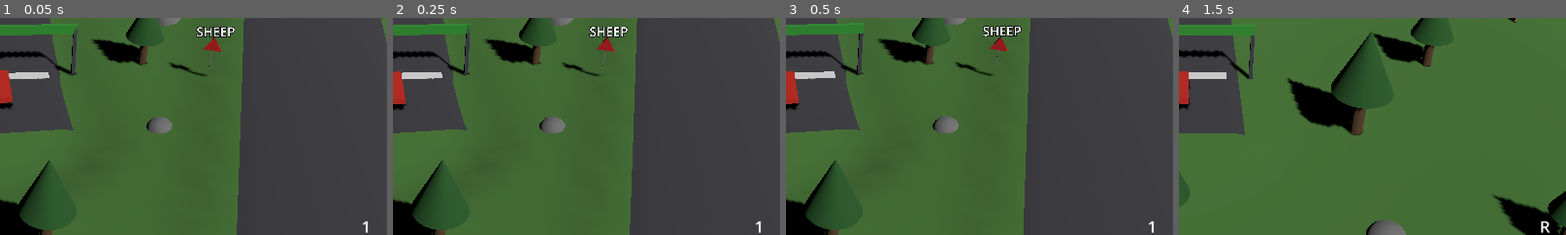
Above: before the commit, frames 1-4 (left to right).
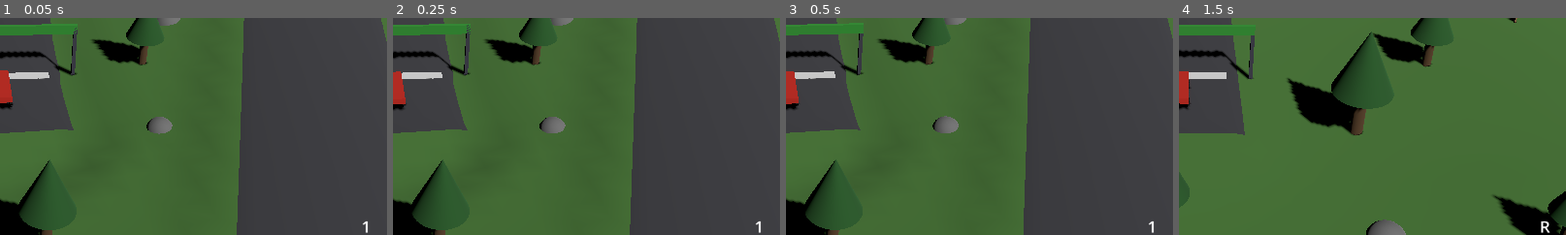
Above: after the commit, the same moments.

Repository: JulianHeissinger/RallyGame
Game: Godot game, scene res://scenes/stage.tscn
The game is run twice, just before and just after one commit, with the same random seed, the same clock (stepped at 60 frames per second) and the same inputs. The project has no main scene, so this scene is started directly.
Inputs:
- Up to frame 1 (0.05 s): no input
- Up to frame 2 (0.25 s): no input
- Up to frame 3 (0.5 s): no input
- Up to frame 4 (1.5 s): hold D (steer_right) 0.53-1.28 s; hold R (reroll_stage) 0.53-1.28 s; hold S (brake) from 1.28 s (still down); tap W (throttle) at 1.35 s
The pictures show only the part of the screen within x 50-100%, y 34-84%; the shares and areas given below are measured in that part.

The runs differ from the first frame. In frame 1, 0.7% of the frame differs, in the area x 43-61%, y 4-27%; in frame 2, 0.7%; in frame 3, 0.7%, in the area x 43-61%, y 3-27%; in frame 4, nothing differs.

Commit message:
revert: remove roadside hazard warning signs

Diff:
--- a/data/hazards/banana.tres
+++ b/data/hazards/banana.tres
@@ -7,5 +7,4 @@
 script = ExtResource("2_dohr4")
 name = "banana"
 scene = ExtResource("1_7pufp")
-sign_text = "BANANA"
 surfaces = PackedStringArray()
--- a/data/hazards/black_ice.tres
+++ b/data/hazards/black_ice.tres
@@ -8,5 +8,4 @@
 name = "black_ice"
 scene = ExtResource("1_hhedc")
 min_difficulty = 2
-sign_text = "BLACK ICE"
 surfaces = PackedStringArray("snow", "tarmac")
--- a/data/hazards/cattle_grid.tres
+++ b/data/hazards/cattle_grid.tres
@@ -7,7 +7,6 @@
 script = ExtResource("2_orhgv")
 name = "cattle_grid"
 scene = ExtResource("1_cxmlu")
-sign_text = "CATTLE GRID"
 surfaces = PackedStringArray()
 on_road = false
 damage = {
--- a/data/hazards/ford.tres
+++ b/data/hazards/ford.tres
@@ -8,6 +8,5 @@
 name = "ford"
 scene = ExtResource("1_d8rrw")
 min_difficulty = 2
-sign_text = "WATER"
 surfaces = PackedStringArray()
 on_road = false
--- a/data/hazards/glass.tres
+++ b/data/hazards/glass.tres
@@ -7,7 +7,6 @@
 script = ExtResource("2_lrm3k")
 name = "glass"
 scene = ExtResource("1_215uo")
-sign_text = "GLASS"
 surfaces = PackedStringArray()
 damage = {
 "tire": 10.0
--- a/data/hazards/log.tres
+++ b/data/hazards/log.tres
@@ -8,7 +8,6 @@
 name = "log"
 scene = ExtResource("1_wx8sl")
 min_difficulty = 2
-sign_text = "LOG"
 surfaces = PackedStringArray()
 on_road = false
 damage = {
--- a/data/hazards/marbles.tres
+++ b/data/hazards/marbles.tres
@@ -7,6 +7,5 @@
 script = ExtResource("2_n2yfx")
 name = "marbles"
 scene = ExtResource("1_eo6ee")
-sign_text = "LOOSE GRAVEL"
 surfaces = PackedStringArray()
 on_road = false
--- a/data/hazards/mud.tres
+++ b/data/hazards/mud.tres
@@ -7,5 +7,4 @@
 script = ExtResource("2_d78se")
 name = "mud"
 scene = ExtResource("1_1x43t")
-sign_text = "MUD"
 surfaces = PackedStringArray()
--- a/data/hazards/nails.tres
+++ b/data/hazards/nails.tres
@@ -8,7 +8,6 @@
 name = "nails"
 scene = ExtResource("1_6qq7p")
 min_difficulty = 2
-sign_text = "SPIKES"
 surfaces = PackedStringArray()
 on_road = false
 damage = {
--- a/data/hazards/oil.tres
+++ b/data/hazards/oil.tres
@@ -7,5 +7,4 @@
 script = ExtResource("2_5upr4")
 name = "oil"
 scene = ExtResource("1_aydsf")
-sign_text = "OIL"
 surfaces = PackedStringArray()
--- a/data/hazards/pothole.tres
+++ b/data/hazards/pothole.tres
@@ -8,7 +8,6 @@
 name = "pothole"
 scene = ExtResource("1_4j0d7")
 weight = 2.0
-sign_text = "POTHOLE"
 surfaces = PackedStringArray()
 damage = {
 "suspension": 25.0,
--- a/data/hazards/puddle.tres
+++ b/data/hazards/puddle.tres
@@ -7,5 +7,4 @@
 script = ExtResource("2_wtemk")
 name = "puddle"
 scene = ExtResource("1_larfj")
-sign_text = "PUDDLE"
 surfaces = PackedStringArray()
--- a/data/hazards/rock.tres
+++ b/data/hazards/rock.tres
@@ -7,5 +7,4 @@
 script = ExtResource("2_p0lfl")
 name = "rock"
 scene = ExtResource("1_llm1s")
-sign_text = "ROCK"
 surfaces = PackedStringArray()
--- a/data/hazards/sheep_flock.tres
+++ b/data/hazards/sheep_flock.tres
@@ -7,6 +7,5 @@
 script = ExtResource("2_vchrb")
 name = "sheep_flock"
 scene = ExtResource("1_k6axa")
-sign_text = "SHEEP"
 surfaces = PackedStringArray()
 on_road = false
--- a/data/hazards/snow_drift.tres
+++ b/data/hazards/snow_drift.tres
@@ -7,6 +7,5 @@
 script = ExtResource("2_tmpyy")
 name = "snow_drift"
 scene = ExtResource("1_enxc2")
-sign_text = "SNOW DRIFT"
 surfaces = PackedStringArray("snow")
 on_road = false
--- a/data/hazards/tar.tres
+++ b/data/hazards/tar.tres
@@ -7,6 +7,5 @@
 script = ExtResource("2_bkjxs")
 name = "tar"
 scene = ExtResource("1_rfkos")
-sign_text = "WET TAR"
 surfaces = PackedStringArray()
 on_road = false
--- a/data/hazards/washboard.tres
+++ b/data/hazards/washboard.tres
@@ -7,7 +7,6 @@
 script = ExtResource("2_4rck2")
 name = "washboard"
 scene = ExtResource("1_2ds2t")
-sign_text = "WASHBOARD"
 surfaces = PackedStringArray()
 on_road = false
 damage = {
--- a/scripts/hazards/hazard_def.gd
+++ b/scripts/hazards/hazard_def.gd
@@ -10,8 +10,6 @@
 @export var min_difficulty := 1
 ## Pick weight among the unlocked hazards of the pool.
 @export var weight := 1.0
-## Text on the roadside warning sign before the hazard, e.g. "OIL".
-@export var sign_text := ""
 ## Road surfaces this hazard may be placed on, e.g. ["snow"]. Empty allows every surface.
 @export var surfaces: PackedStringArray = []
 ## True: placed on the road with a lateral offset (rock, pothole). False: on the centreline,
--- a/scripts/hazards/hazard_visuals.gd
+++ b/scripts/hazards/hazard_visuals.gd
@@ -1,6 +1,5 @@
 class_name HazardVisuals
-## Placeholder visuals shared by hazards: outlines that contrast with the road, edge posts and
-## the roadside warning sign.
+## Placeholder visuals shared by hazards: outlines that contrast with the road and edge posts.
 
 ## Outline colours: light on dark roads, dark on light roads.
 const LIGHT := Color(0.95, 0.95, 0.9)
@@ -9,13 +8,6 @@
 const POST_SIZE := Vector3(0.15, 1.0, 0.15)
 ## Gap in m between the hazard's edge and its edge posts.
 const POST_GAP := 0.3
-const SIGN_DISTANCE := 40.0
-## Sign position beyond the road edge, in m.
-const SIGN_OFFSET := 2.5
-const SIGN_POLE_HEIGHT := 1.6
-const SIGN_SIZE := Vector3(1.4, 1.2, 0.05)
-const SIGN_RED := Color(0.8, 0.1, 0.1)
-const SIGN_WHITE := Color(0.95, 0.95, 0.95)
 
 
 static func material(color: Color, glossy: bool = false) -> StandardMaterial3D:
@@ -69,36 +61,3 @@
 		post.position = Vector3(side * (half_width + POST_GAP + POST_SIZE.x / 2.0), POST_SIZE.y / 2.0, 0.0)
 		posts.add_child(post)
 	return posts
-
-
-## Red-bordered triangle on a pole with `text` below it, facing traffic. Visual only.
-static func warning_sign(text: String) -> Node3D:
-	var board := Node3D.new()
-	board.name = "Sign"
-	var pole := BoxMesh.new()
-	pole.size = Vector3(0.08, SIGN_POLE_HEIGHT, 0.08)
-	pole.material = material(Color(0.5, 0.5, 0.5))
-	var pole_instance := MeshInstance3D.new()
-	pole_instance.mesh = pole
-	pole_instance.position = Vector3.UP * SIGN_POLE_HEIGHT / 2.0
-	board.add_child(pole_instance)
-	for layer in 2:
-		var prism := PrismMesh.new()
-		prism.size = SIGN_SIZE * (Vector3(0.72, 0.72, 1.0) if layer == 1 else Vector3.ONE)
-		prism.material = material(SIGN_WHITE if layer == 1 else SIGN_RED)
-		var instance := MeshInstance3D.new()
-		instance.mesh = prism
-		instance.position = Vector3(0.0, SIGN_POLE_HEIGHT + SIGN_SIZE.y / 2.0 - layer * 0.08, layer * 0.03)
-		board.add_child(instance)
-	var label := Label3D.new()
-	label.text = text
-	label.billboard = BaseMaterial3D.BILLBOARD_ENABLED
-	label.font_size = 96
-	label.outline_size = 24
-	label.pixel_size = 0.01
-	label.modulate = SIGN_WHITE
-	label.outline_modulate = DARK
-	label.no_depth_test = false
-	label.position = Vector3.UP * (SIGN_POLE_HEIGHT + SIGN_SIZE.y + 0.5)
-	board.add_child(label)
-	return board
--- a/scripts/stage/stage.gd
+++ b/scripts/stage/stage.gd
@@ -121,21 +121,7 @@
 		if hazard.has_signal("hazard_defeated"):
 			hazard.hazard_defeated.connect(hazard_defeated.emit)
 		root.add_child(hazard)
-		var sign_node := _build_sign(placement)
-		sign_node.name = "Sign%d" % i
-		root.add_child(sign_node)
 	return root
-
-
-## Warning sign naming the hazard, beside the road on the right, `SIGN_DISTANCE` before it.
-func _build_sign(placement: HazardPlacer.Placement) -> Node3D:
-	var distance := maxf(placement.distance - HazardVisuals.SIGN_DISTANCE, 0.0)
-	var index := clampi(path.distances.bsearch(distance), 0, path.widths.size() - 1)
-	var offset := path.widths[index] / 2.0 + _params.road_bevel + HazardVisuals.SIGN_OFFSET
-	var sign_node := HazardVisuals.warning_sign(placement.def.sign_text)
-	var road := path.transform_at(distance)
-	sign_node.transform = Transform3D(road.basis, road.origin + road.basis.x * offset + Vector3.DOWN * _params.road_sink)
-	return sign_node
 
 
 ## Wide trigger below the terrain; anything falling into it is out of the world.
Not shown, changed: openspec/changes/bootstrap-vertical-slice/tasks.md
